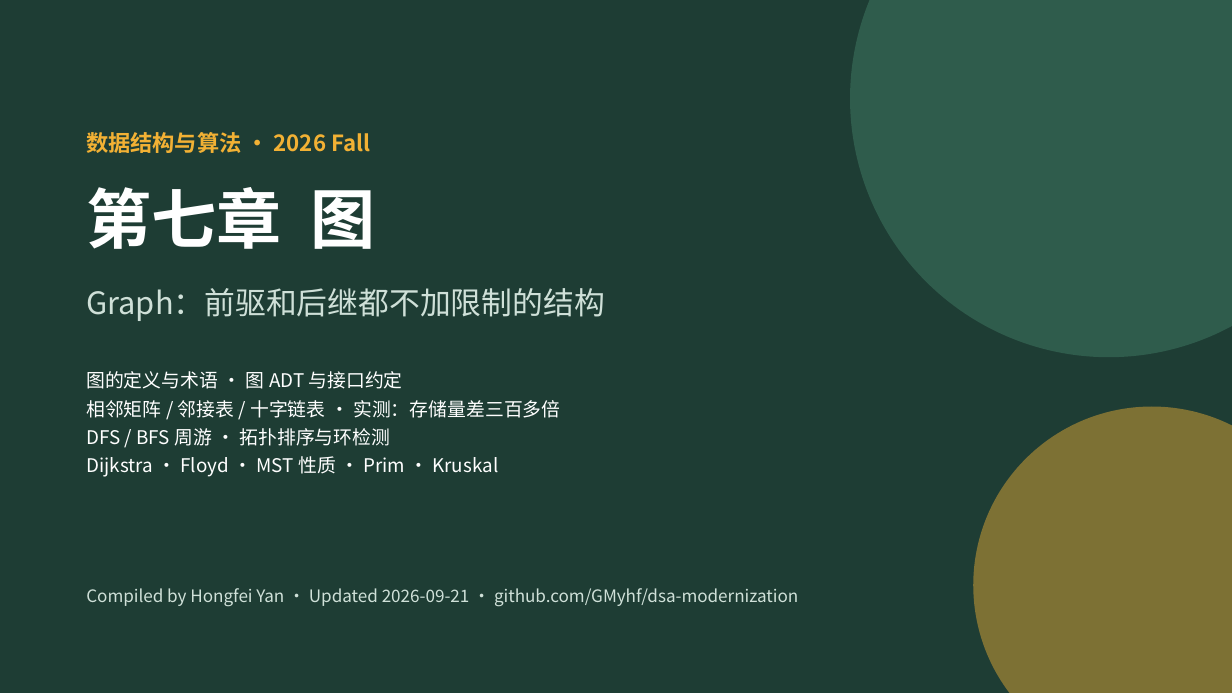
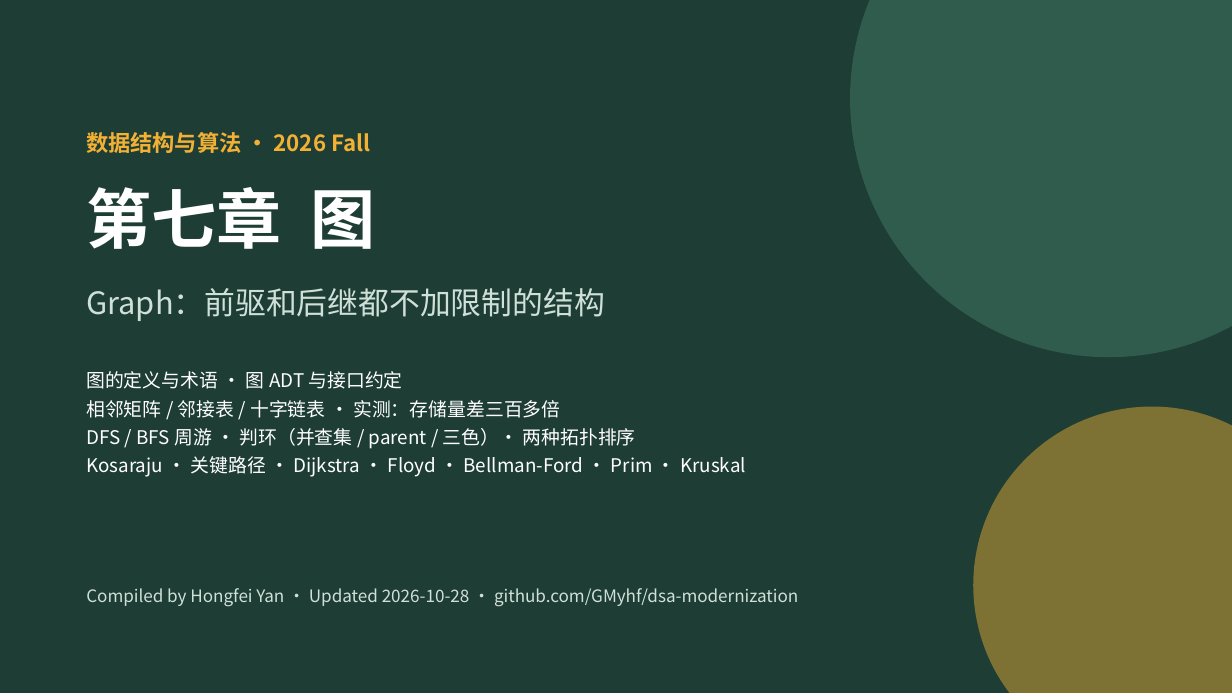
Before and after one commit to GMyhf/2026fall-cs201, a slide deck: slide 1 of courseware/202609_DSA_07_Graph.pptx. Drawn at 1232x693 pixels with LibreOffice and Linux fonts; fonts in the diff are those of the drawing. Boxes give left, top, right and bottom in pixels: in the first picture for what was removed or moved away, otherwise in the second. Text is boxed around its words. In the diff, an @@ line names an element or a change of style, - is before the commit and + after.

```diff
--- a/courseware/202609_DSA_07_Graph.pptx
+++ b/courseware/202609_DSA_07_Graph.pptx
@@ text at (86, 428, 746, 477): text changed @@
-DFS / BFS 周游 · 拓扑排序与环检测
-Dijkstra · Floyd · MST 性质 · Prim · Kruskal
+DFS / BFS 周游 · 判环（并查集 / parent / 三色）· 两种拓扑排序
+Kosaraju · 关键路径 · Dijkstra · Floyd · Bellman-Ford · Prim · Kruskal
@@ text at (86, 588, 798, 607): text changed @@
-Compiled by Hongfei Yan · Updated 2026-09-21 · github.com/GMyhf/dsa-modernization
+Compiled by Hongfei Yan · Updated 2026-10-28 · github.com/GMyhf/dsa-modernization
```
Also in this commit, not shown: 23 other slides changed, 15 slides added, 2 other files.
